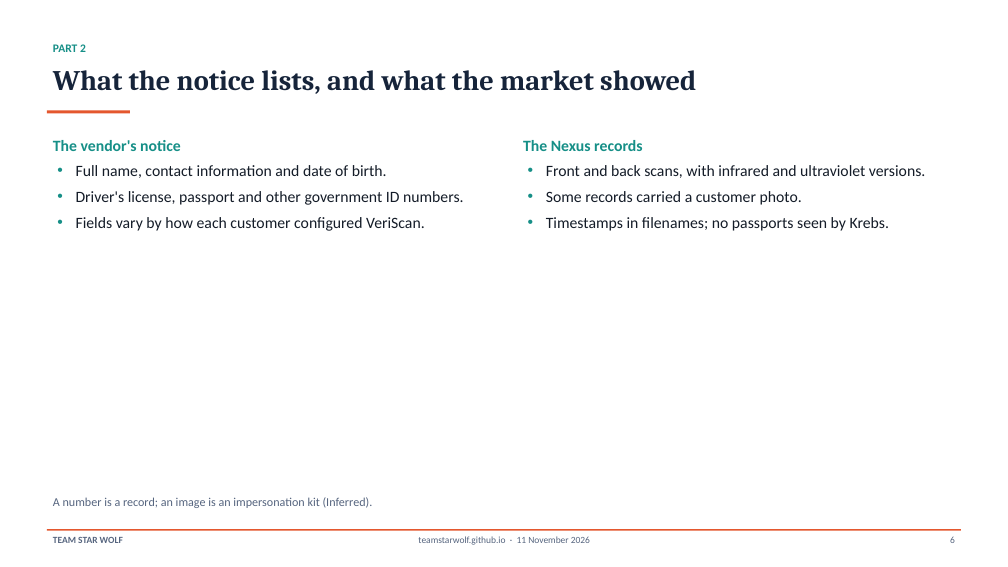
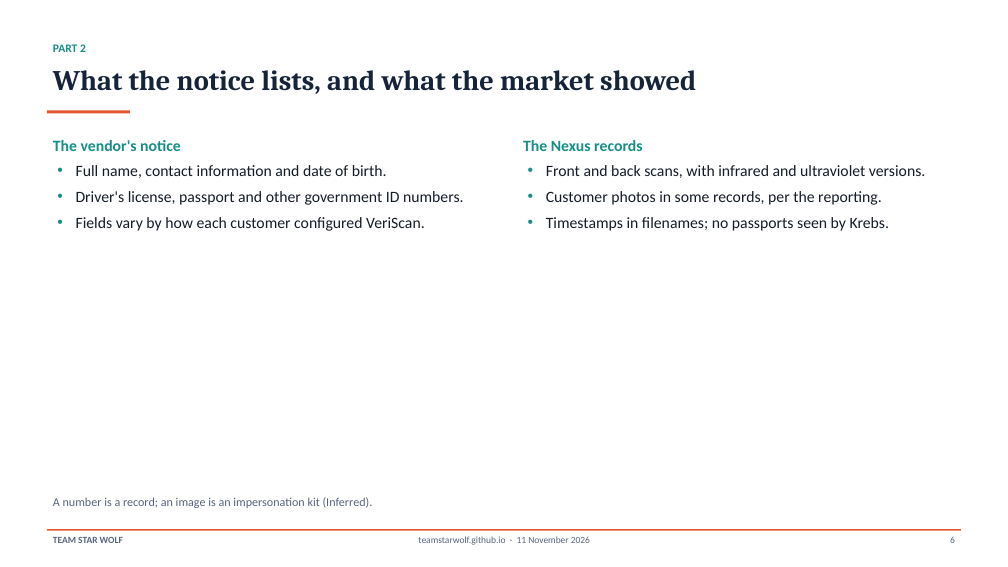
Before and after one commit to TeamStarWolf/TeamStarWolf, a slide deck: slide 6 of case-studies/slides/IDScan_Drivers_License_Breach_2026_Case_Study.pptx. Drawn at 1008x567 pixels with LibreOffice and Linux fonts; fonts in the diff are those of the drawing. Boxes give left, top, right and bottom in pixels: in the first picture for what was removed or moved away, otherwise in the second. Text is boxed around its words. In the diff, an @@ line names an element or a change of style, - is before the commit and + after.

```diff
--- a/case-studies/slides/IDScan_Drivers_License_Breach_2026_Case_Study.pptx
+++ b/case-studies/slides/IDScan_Drivers_License_Breach_2026_Case_Study.pptx
@@ text at <box>546,191,882,205</box>: text changed @@
-• Some records carried a customer photo.
+• Customer photos in some records, per the reporting.
```
Also in this commit, not shown: 2 other slides changed, 7 other files.
